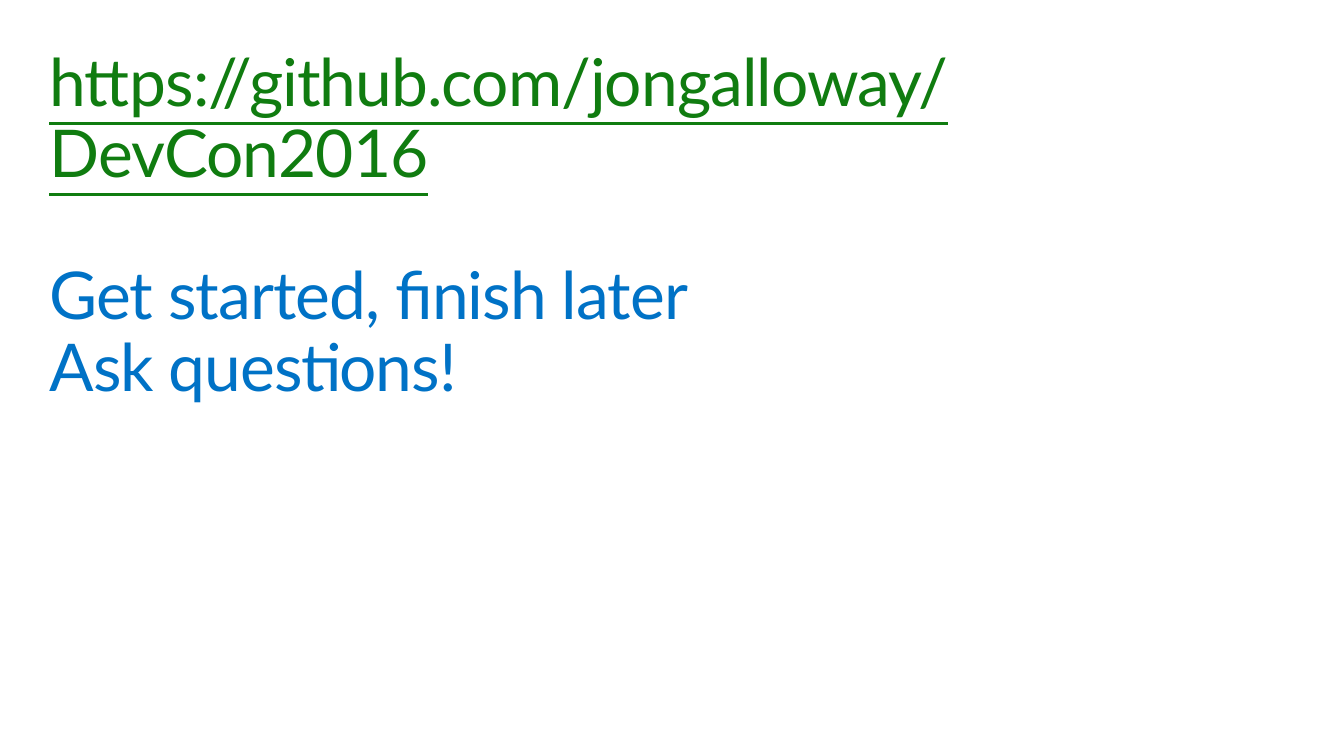
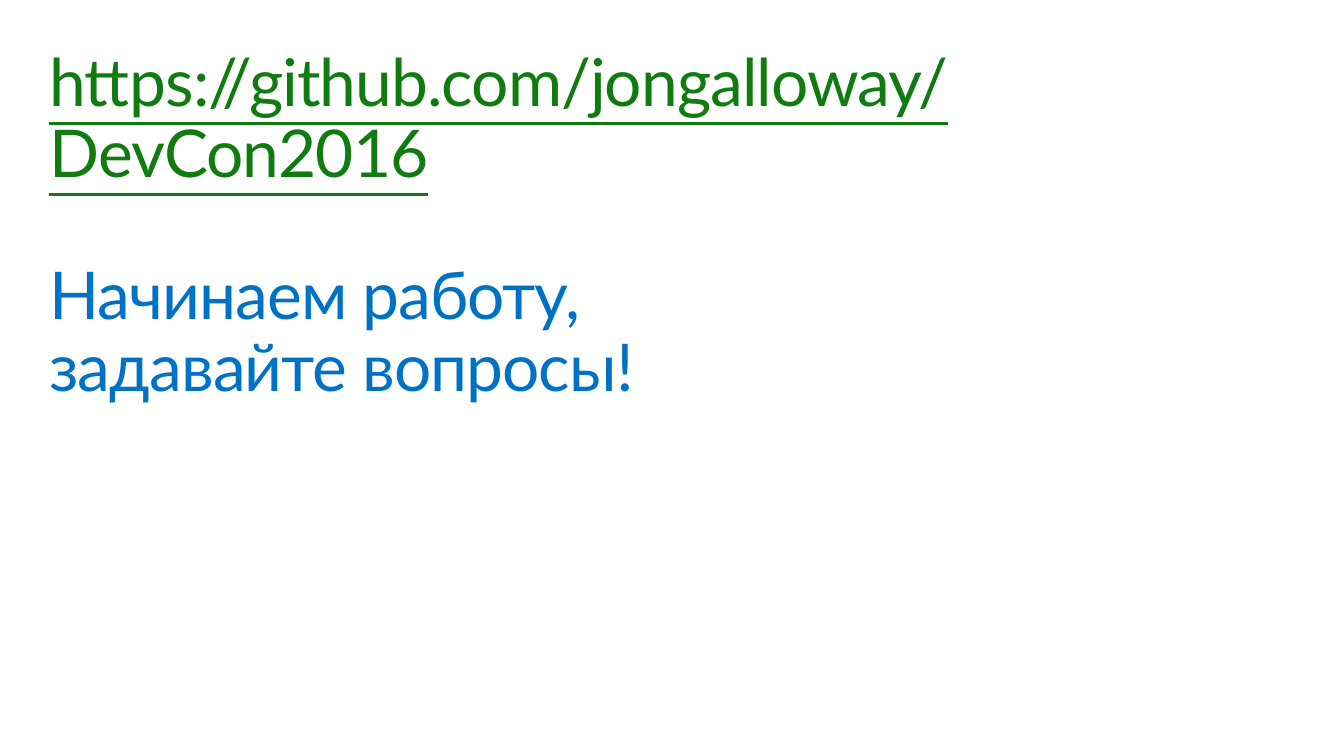
Before and after one commit to jongalloway/DevCon2016, a slide deck: slide 27 of Slides/ASPNET Core Internals.ru.pptx. Drawn at 1344x756 pixels with LibreOffice and Linux fonts; fonts in the diff are those of the drawing. Boxes give left, top, right and bottom in pixels: in the first picture for what was removed or moved away, otherwise in the second. Text is boxed around its words. In the diff, an @@ line names an element or a change of style, - is before the commit and + after.

```diff
--- a/Slides/ASPNET Core Internals.ru.pptx
+++ b/Slides/ASPNET Core Internals.ru.pptx
@@ title at (49,57,948,403): text changed @@
-https://github.com/jongalloway/DevCon2016
-Get started, finish later
-Ask questions!
+https://github.com/jongalloway/DevCon2016
+Начинаем работу,
+задавайте вопросы!
```
Also in this commit, not shown: 16 other slides changed.
